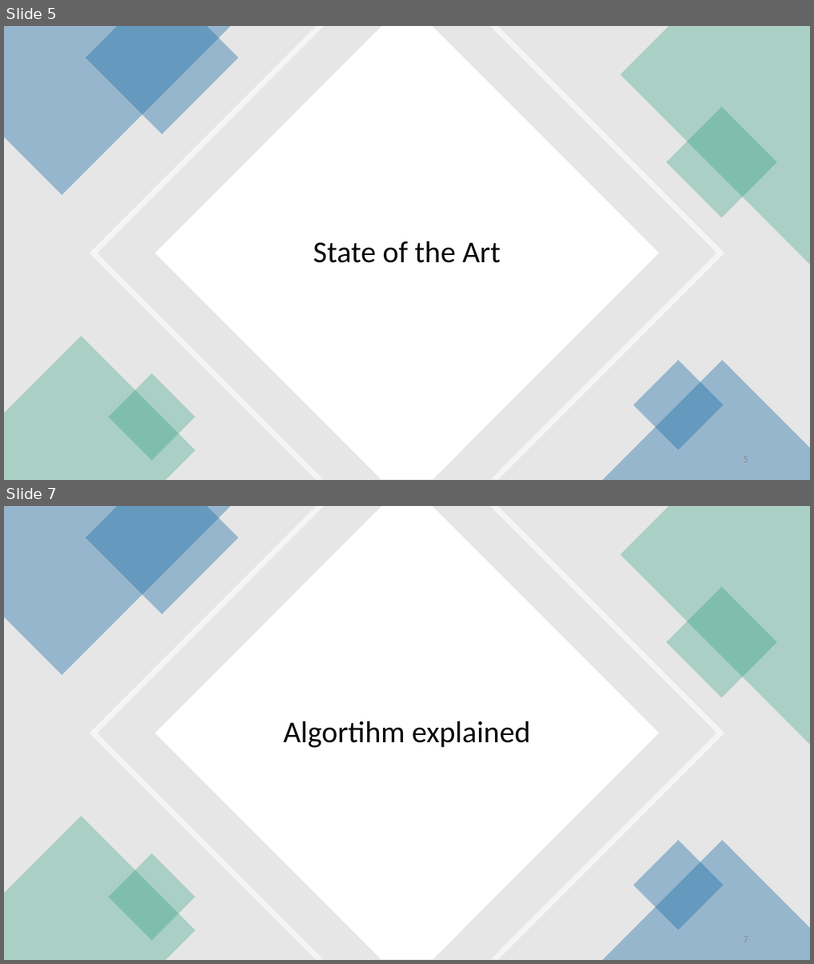
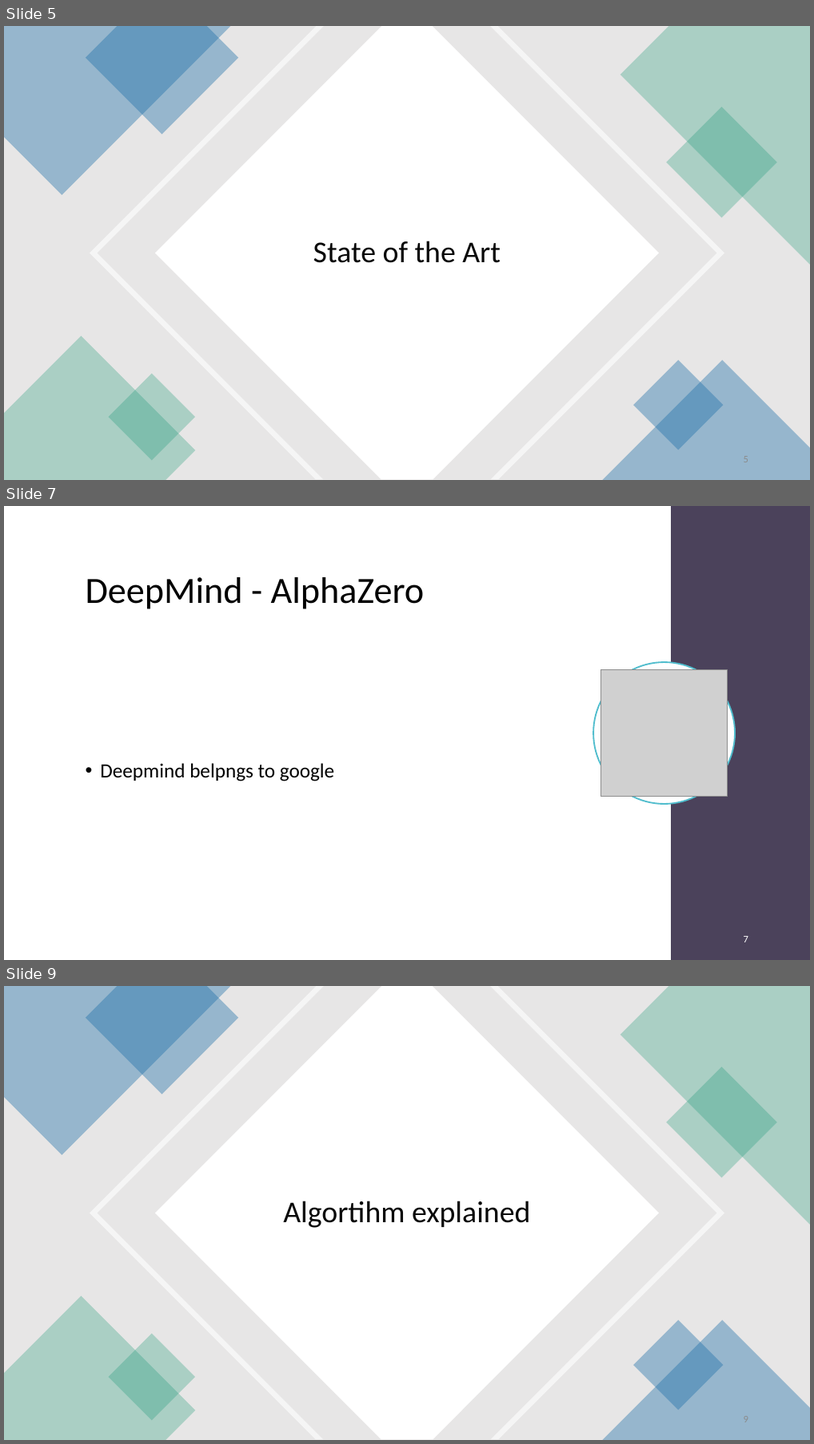
Before and after one commit to Brebeck-Jan/chessmaster, a slide deck: Präsentationen/Zwischen_Präse/Chessmaster_Zwischenpräsentation.pptx. Shown one above the other, each under a label of ours: slides 5 and 7 before the commit, slides 5, 7 and 9 after it; the slides between them are not shown. The pictures are 814x964 and 814x1444 pixels, drawn with LibreOffice and Linux fonts; fonts in the diff are those of the drawing; grey boxes stand for pictures. Boxes give left, top, right and bottom in pixels: in the first picture for what was removed or moved away, otherwise in the second. Text is boxed around its words. In the diff, an @@ line names an element or a change of style, - is before the commit and + after.

```diff
--- a/Präsentationen/Zwischen_Präse/Chessmaster_Zwischenpräsentation.pptx
+++ b/Präsentationen/Zwischen_Präse/Chessmaster_Zwischenpräsentation.pptx
@@ slide 7 added at <box>4,506,810,960</box>, background #FFFFFF @@
@@ rectangle added at <box>671,506,810,960</box>, fill #4B425B @@
@@ title added at <box>86,577,425,609</box>, 44 pt, text #000000 @@
+DeepMind - AlphaZero
@@ ellipse added at <box>594,662,735,804</box>, fill #FFFFFF, outline #51BDCD 1.75 pt @@
@@ picture added at <box>602,670,728,796</box> @@
@@ text added at <box>100,763,334,781</box>, 24 pt, text #000000 @@
+• Deepmind belpngs to google
@@ page number added at <box>744,936,749,942</box>, 12 pt, text #FFFFFF @@
+7
@@ what was slide 7 is now slide 9 @@
```
Also in this commit, not shown: 8 other slides added, 3 slides removed.
